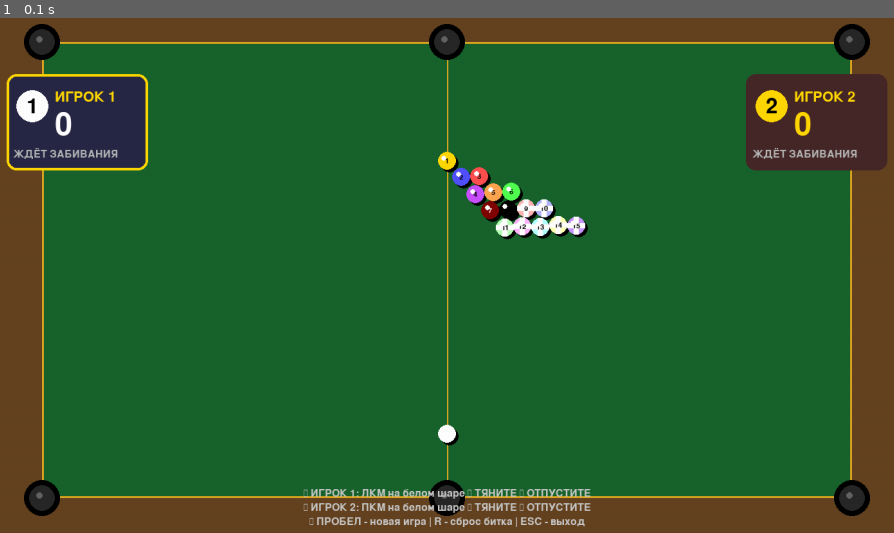
Above: before the commit, frame 1.
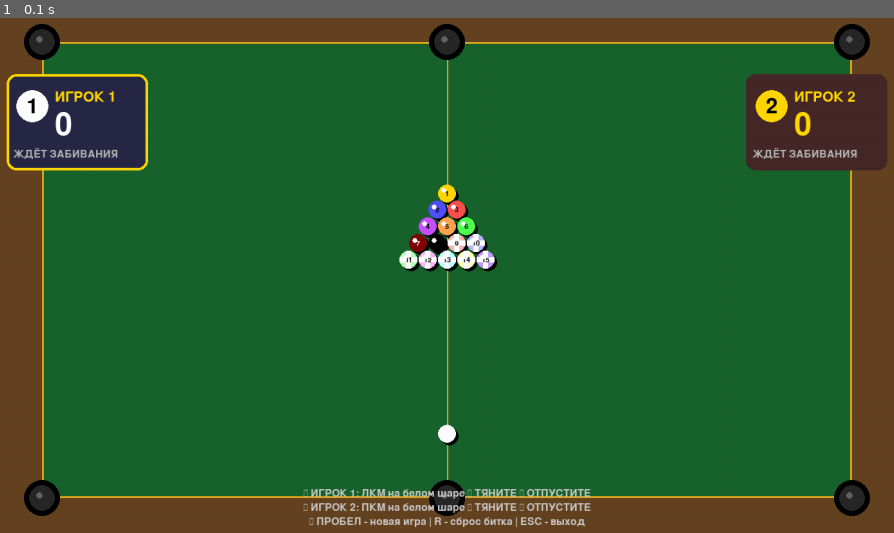
Above: after the commit, the same moment.

Repository: 174rulit/billiard-pygame
Game: pygame game, started from main.py
Two runs of this game, one before a commit and one after it. Both use one fixed random seed, a clock stepped at 60 frames per second and the inputs below.
Inputs:
- Up to frame 1 (0.1 s): no input

The runs differ from the first frame. In frame 1, 2.1% of the frame differs, in the area x 44-66%, y 25-50%.

Commit message:
Update game.py

Diff:
--- a/game.py
+++ b/game.py
@@ -33,7 +33,6 @@
         self.screen = screen
 
     def load_sounds(self):
-        """Загрузка звуковых эффектов"""
         try:
             self.pocket_sound = pygame.mixer.Sound(POCKET_SOUND_FILE)
             self.cue_hit_sound = pygame.mixer.Sound(CUE_HIT_SOUND_FILE)
@@ -51,18 +50,33 @@
             self.cue_hit_sound.play()
 
     def create_triangle_balls(self):
+        """Создание РАВНОСТОРОННЕГО треугольника из 15 шаров"""
         balls = []
+
+        # Равносторонний треугольник:
+        # Ряд 1: 1 шар
+        # Ряд 2: 2 шара
+        # Ряд 3: 3 шара
+        # Ряд 4: 4 шара
+        # Ряд 5: 5 шаров
         rows = 5
         start_x = TRIANGLE_CENTER_X
-        start_y = TRIANGLE_CENTER_Y - (rows - 1) * (BALL_RADIUS * 1.8) / 2
+        start_y = TRIANGLE_CENTER_Y
 
         ball_index = 1
         for row in range(rows):
-            y = start_y + row * (BALL_RADIUS * 1.8)
-            offset_x = row * (BALL_RADIUS * 1.7)
-
-            for col in range(row + 1):
-                x = start_x + offset_x + col * (BALL_RADIUS * 1.8)
+            # Количество шаров в ряду = row + 1
+            balls_in_row = row + 1
+            # Ширина ряда = (balls_in_row - 1) * BALL_DISTANCE
+            row_width = (balls_in_row - 1) * BALL_DISTANCE
+            # Начальная X координата ряда (центрируем)
+            row_start_x = start_x - row_width / 2
+
+            # Y координата ряда (вершина треугольника вверху)
+            y = start_y + row * (BALL_DISTANCE * math.sqrt(3) / 2)
+
+            for col in range(balls_in_row):
+                x = row_start_x + col * BALL_DISTANCE
 
                 if ball_index == 8:
                     ball_type = 'black'
@@ -90,6 +104,7 @@
         self.player2_type = None
         self.black_pocketed = False
 
+        # БИТОК (белый шар) - на нижней половине стола по центру
         cue_ball = Ball(
             CUE_BALL_X,
             CUE_BALL_Y,
@@ -100,6 +115,8 @@
         )
         cue_ball.is_cue = True
         self.balls.append(cue_ball)
+
+        # Треугольник цветных шаров (на верхней половине)
         self.balls.extend(self.create_triangle_balls())
 
     def get_cue_ball(self):
@@ -129,8 +146,7 @@
                 self.player1_type = 'solid'
 
     def handle_pocket(self, ball):
-        """Обработка попадания в лузу с воспроизведением звука"""
-        self.play_pocket_sound()  # Звук при попадании
+        self.play_pocket_sound()
 
         if ball.ball_type == 'cue':
             ball.x = CUE_BALL_X
@@ -216,7 +232,7 @@
         if power > 0:
             cue_ball.apply_force(fx, fy, power)
             self.balls_moving = True
-            self.play_cue_hit_sound()  # Звук удара по битку
+            self.play_cue_hit_sound()
             return True
         return False
 
